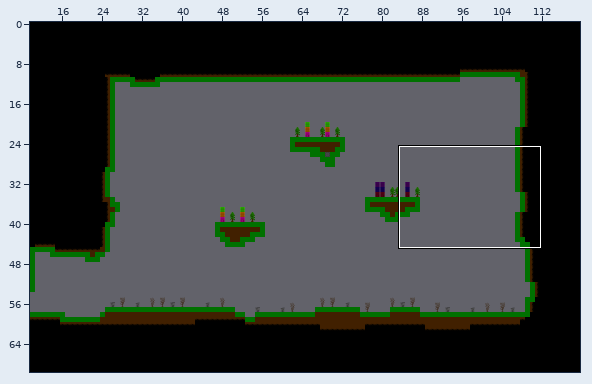
A Tiled map gets an edit: assets/maps/newroom.tmx. Above: a wide view before the commit, with the close-up outlined.
Close-up. Before the commit:
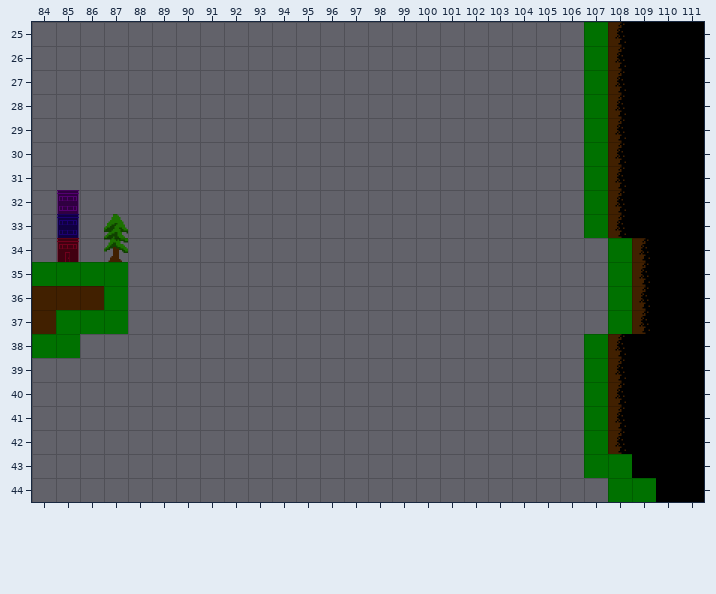
Cells are 32x32 px. Shown: x 84..111, y 25..44. The commit also changed other parts of the map, which this record leaves out.
The same view after the edit:
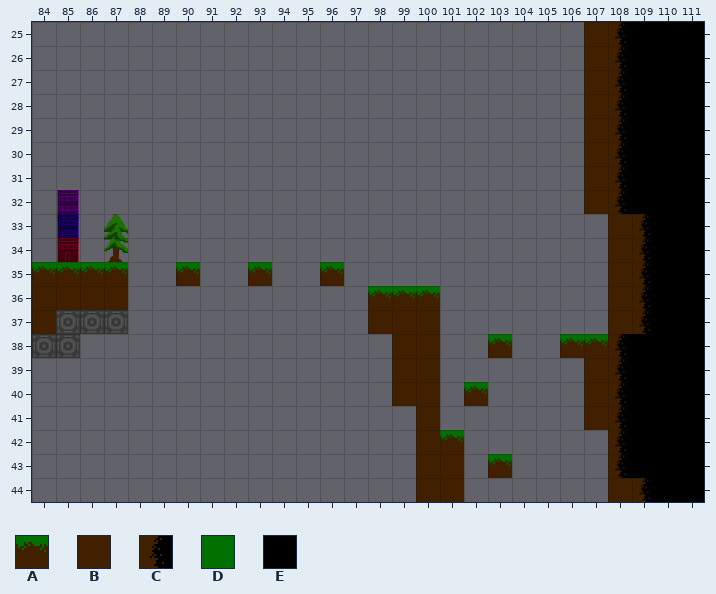
Key: from "terrain": A 0, B 1, C 5, D 7, E 8.
_ is an empty cell.
Change:
Layer "main":
Tile A is added in row 38 at x 107.
Tile A is added in row 35 at x 90, 93 and 96; in row 36 at x 98 to 100; in row 38 at x 103 and 106; in row 40 at x 102; in row 42 at x 101; in row 43 at x 103.
Tile B replaces tile C in row 33 at x 108.
Tile B is added in row 37 at x 98 to 100; in rows 38 to 40 at x 99 to 100; in rows 41 to 42 at x 100; in rows 43 to 44 at x 100 to 101.
Tile C replaces tile E in row 33 at x 109.
The author cleared the tile that lay hidden in row 33 at x 107; in rows 42 to 43 at x 107.
Layer "collide" (now hidden):
The author cleared tile D in rows 25 to 33 at x 107; in row 34 at x 108; in row 35 at x 84 to 87 and 108; in row 36 at x 87 and 108; in row 37 at x 85 to 87 and 108; in row 38 at x 84 to 85 and 107.
The author cleared tile D in rows 39 to 42 at x 107; in row 43 at x 107 to 108; in row 44 at x 108 to 109.
